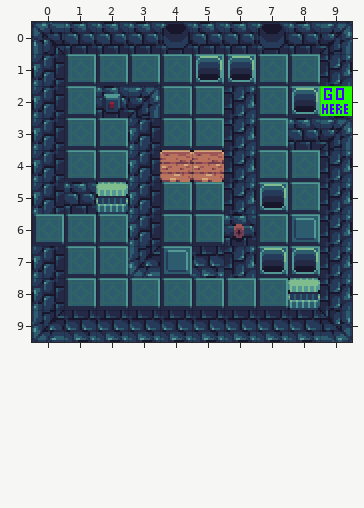
Tiled map: Assets/Tilemaps/Level/Level_05.tmx. Above, as it was before the edit.
Cells are 16x16 px. Shown: x 0..9, y 0..9.
The same view after the edit:
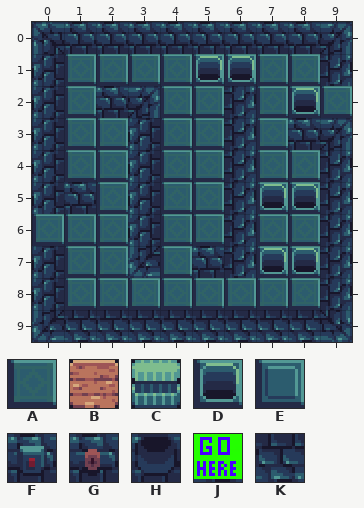
Key: from "tmp-tilemap": A 1, B 2, C 4, D 5, E 12, F 14, G 15, H 16, J 31, K 37.
_ is an empty cell, # one hidden under a higher layer, . an unchanged one.
Commit: Fix Allinius exploit
From old to new:
--- layer "ground"
@@ x 8..8 @@
- 5 A
- 6 #
+ 5 D
+ 6 A
--- layer "interactable" (now hidden)
@@ x 4..7 @@
- 0 H..H
+ 0 _.._
@@ x 2..9 @@
- 2 F......J
+ 2 _......_
@@ x 2..8 @@
- 4 ..BB...
- 5 C......
- 6 ....G.E
- 7 ..EK...
- 8 ......C
+ 4 ..__...
+ 5 _......
+ 6 ...._._
+ 7 ..__...
+ 8 ......_
